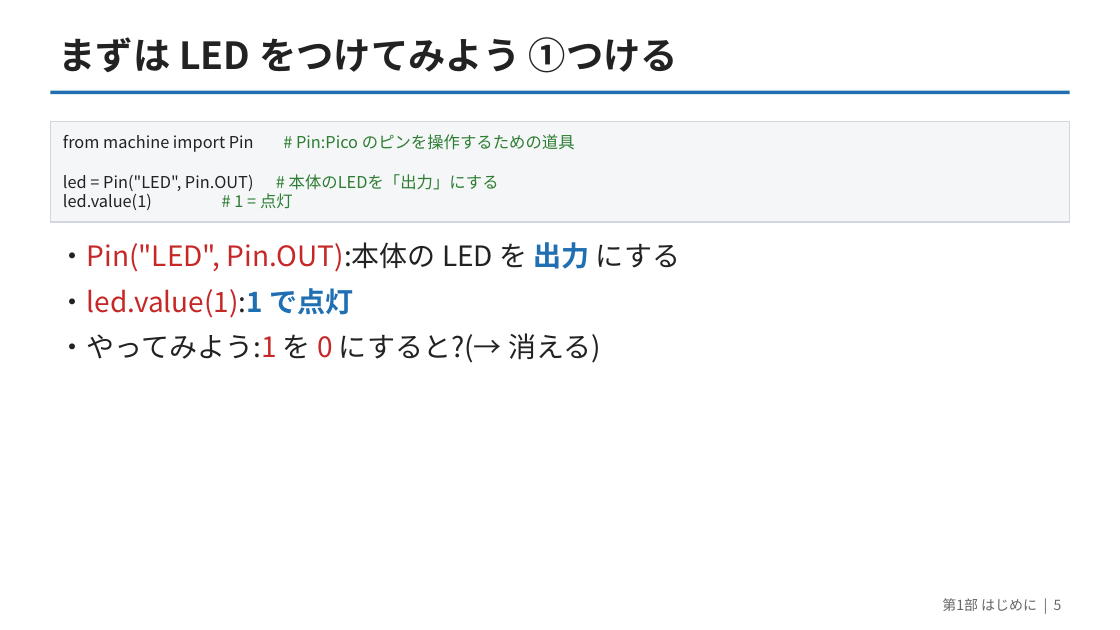
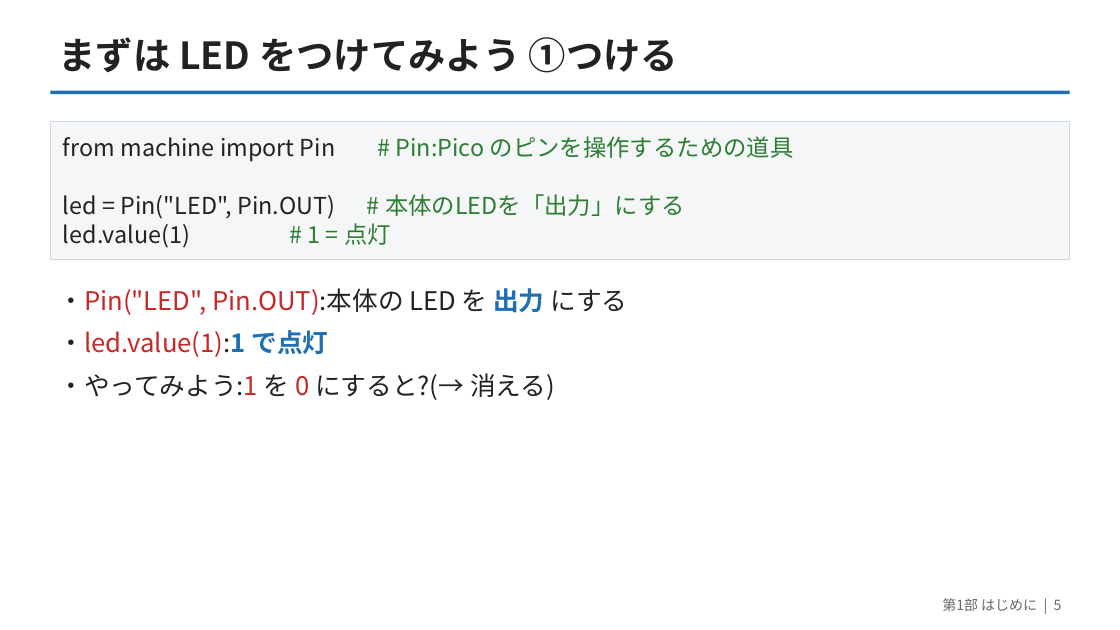
Before and after one commit to yuracode/isiot, a slide deck: slide 5 of slides/pico_sensor_intro.pptx. Drawn at 1120x630 pixels with LibreOffice and Linux fonts; fonts in the diff are those of the drawing. Boxes give left, top, right and bottom in pixels: in the first picture for what was removed or moved away, otherwise in the second. Text is boxed around its words. In the diff, an @@ line names an element or a change of style, - is before the commit and + after.

```diff
--- a/slides/pico_sensor_intro.pptx
+++ b/slides/pico_sensor_intro.pptx
@@ text "from machine import Pin # ..." at bbox=[63, 136, 794, 248]: size 14 to 20 pt; line spacing 17pt to 25pt @@
@@ rectangle: place and size @@
-rectangle at bbox=[50, 122, 1070, 222]
+rectangle at bbox=[50, 122, 1070, 260]
@@ text "・Pin("LED", Pin.OUT):本体の LED を 出力 ...": place and size @@
-text "・Pin("LED", Pin.OUT):本体の LED を 出力 ..." at bbox=[59, 242, 680, 363]
+text "・Pin("LED", Pin.OUT):本体の LED を 出力 ..." at bbox=[59, 288, 627, 400]
@@ text "・Pin("LED", Pin.OUT):本体の LED を 出力 ..." at bbox=[59, 288, 627, 400]: size 24 to 22 pt @@
```
Also in this commit, not shown: 7 other slides changed, 2 other files.
